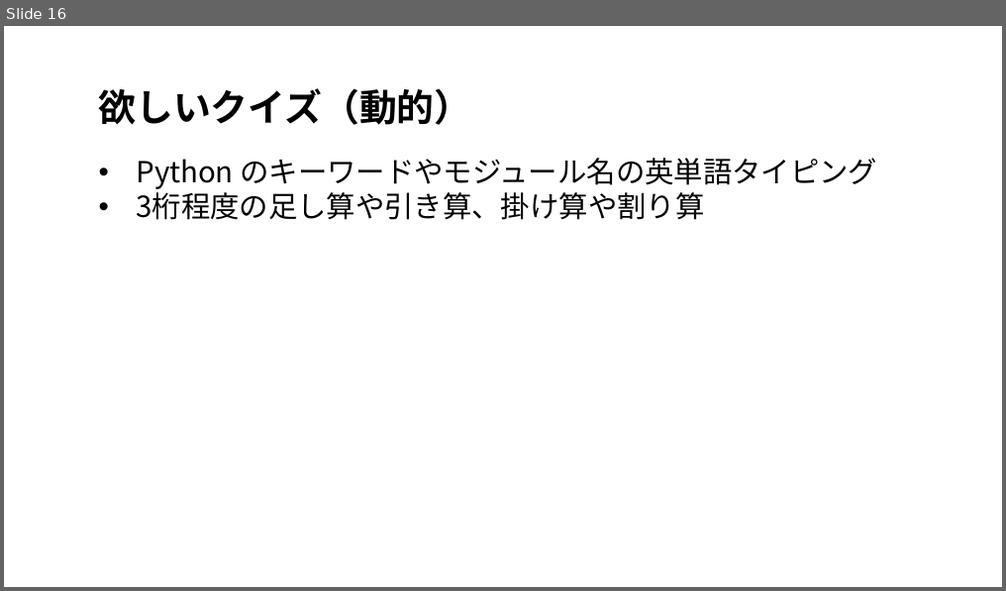
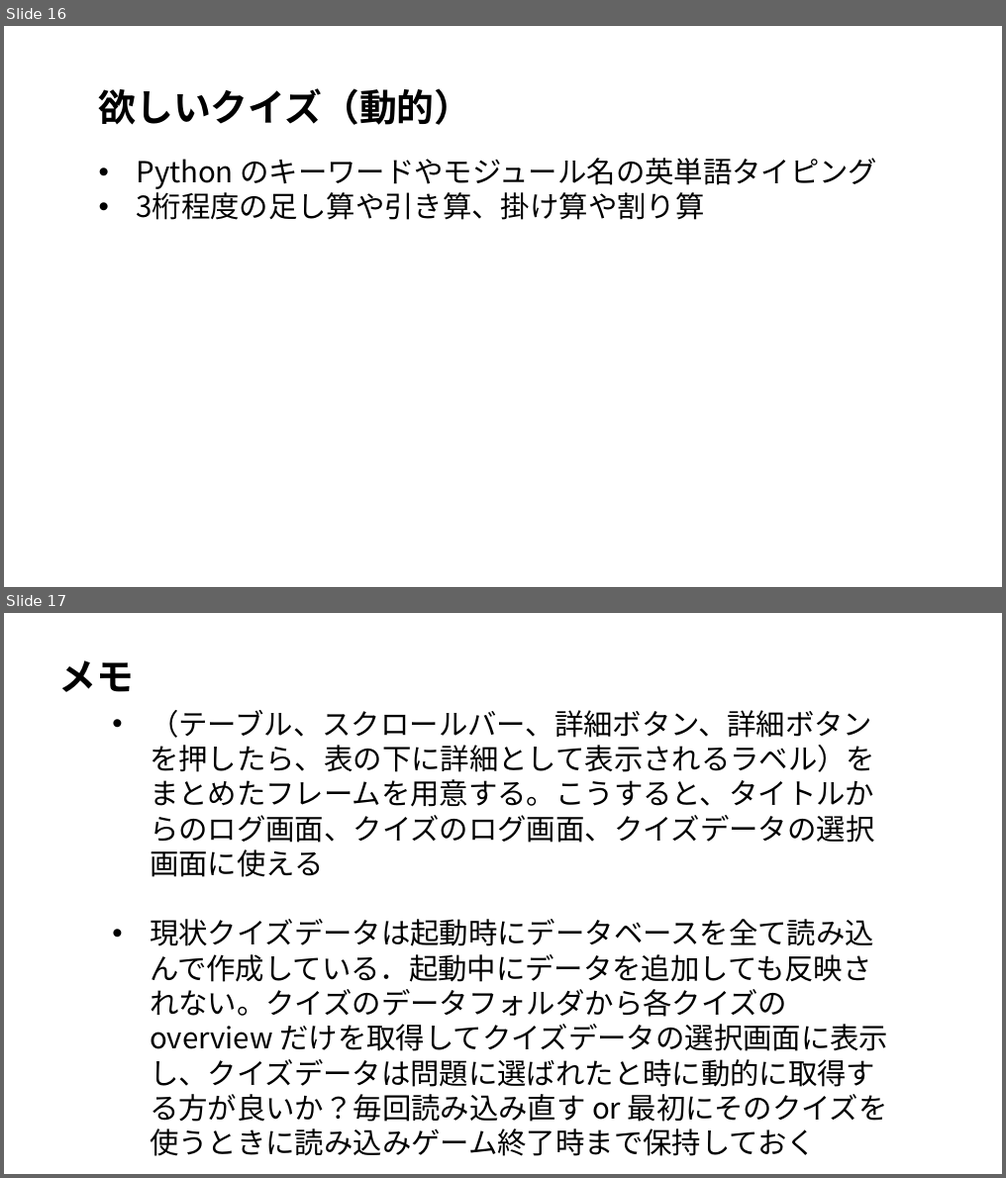
Before and after one commit to tanakai0/stdlib_py_typist, a slide deck: design.pptx. Shown one above the other, each under a label of ours: slide 16 before the commit, slides 16 and 17 after it. The pictures are 1006x591 and 1006x1178 pixels, drawn with LibreOffice and Linux fonts; fonts in the diff are those of the drawing. Boxes give left, top, right and bottom in pixels: in the first picture for what was removed or moved away, otherwise in the second. Text is boxed around its words. In the diff, an @@ line names an element or a change of style, - is before the commit and + after.

Commit message:
add: memo

```diff
--- a/design.pptx
+++ b/design.pptx
@@ slide 17 added at (4,613,1002,1174), background #FFFFFF @@
@@ text added at (59,661,135,692), 36 pt, text #000000, bold @@
+メモ
@@ text added at (150,710,888,1157), 28 pt, text #000000 @@
+• （テーブル、スクロールバー、詳細ボタン、詳細ボタンを押したら、表の下に詳細として表示されるラベル）をまとめたフレームを用意する。こうすると、タイトルからのログ画面、クイズのログ画面、クイズデータの選択画面に使える
+• 現状クイズデータは起動時にデータベースを全て読み込んで作成している．起動中にデータを追加しても反映されない。クイズのデータフォルダから各クイズの overview だけを取得してクイズデータの選択画面に表示し、クイズデータは問題に選ばれたと時に動的に取得する方が良いか？毎回読み込み直す or 最初にそのクイズを使うときに読み込みゲーム終了時まで保持しておく
```
